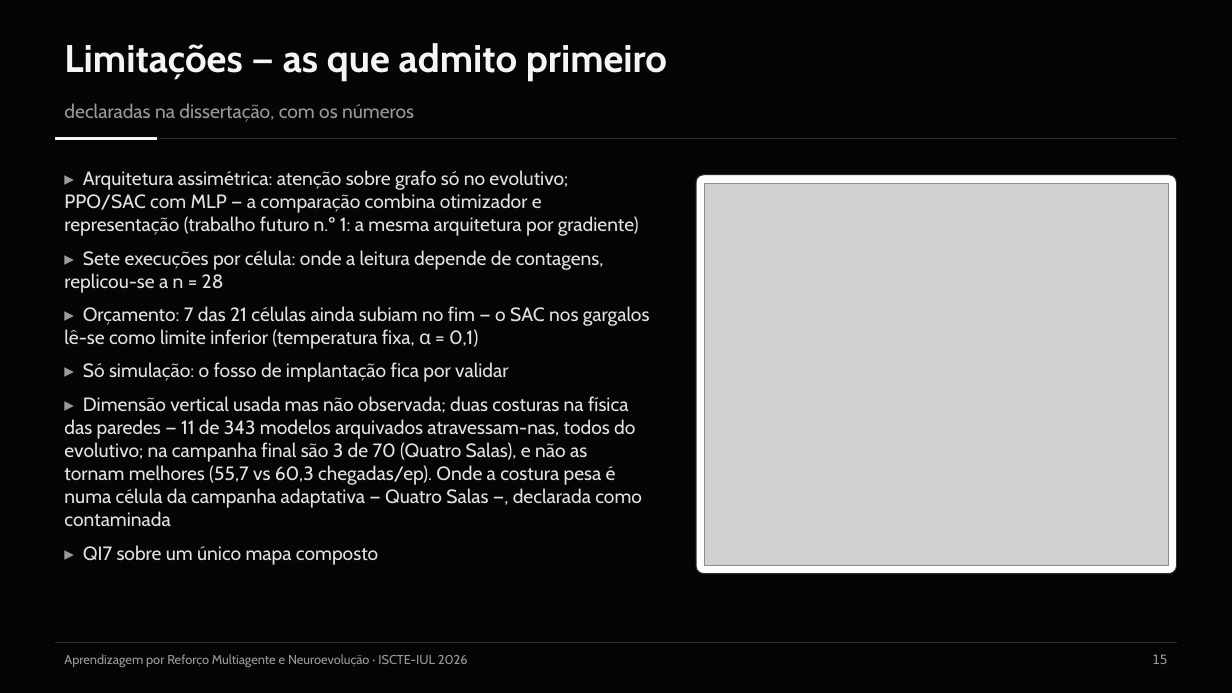
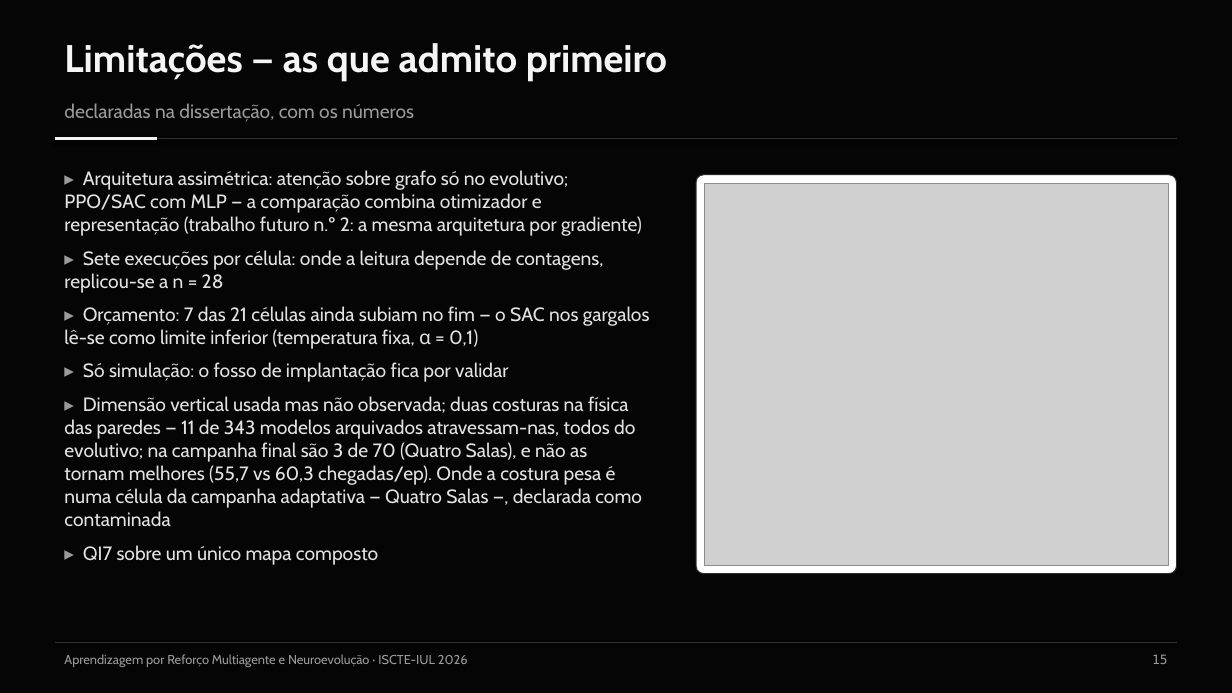
Before and after one commit to Pombo2001/swarm-robotics-tese, a slide deck: slide 16 of Defesa/slides_defesa.pptx. Drawn at 1232x693 pixels with LibreOffice and Linux fonts; fonts in the diff are those of the drawing; grey boxes stand for pictures. Boxes give left, top, right and bottom in pixels: in the first picture for what was removed or moved away, otherwise in the second. Text is boxed around its words. In the diff, an @@ line names an element or a change of style, - is before the commit and + after.

```diff
--- a/Defesa/slides_defesa.pptx
+++ b/Defesa/slides_defesa.pptx
@@ text at bbox=[64, 170, 642, 236]: text changed @@
-▸ Arquitetura assimétrica: atenção sobre grafo só no evolutivo; PPO/SAC com MLP — a comparação combina otimizador e representação (trabalho futuro n.º 1: a mesma arquitetura por gradiente)
+▸ Arquitetura assimétrica: atenção sobre grafo só no evolutivo; PPO/SAC com MLP — a comparação combina otimizador e representação (trabalho futuro n.º 2: a mesma arquitetura por gradiente)
```
Also in this commit, not shown: 5 other slides changed, 10 other files.
